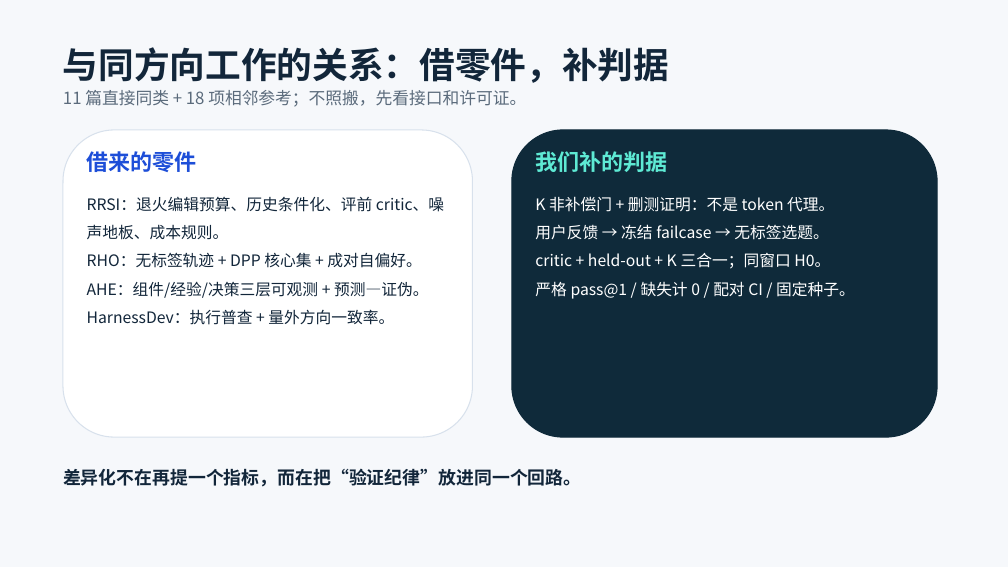
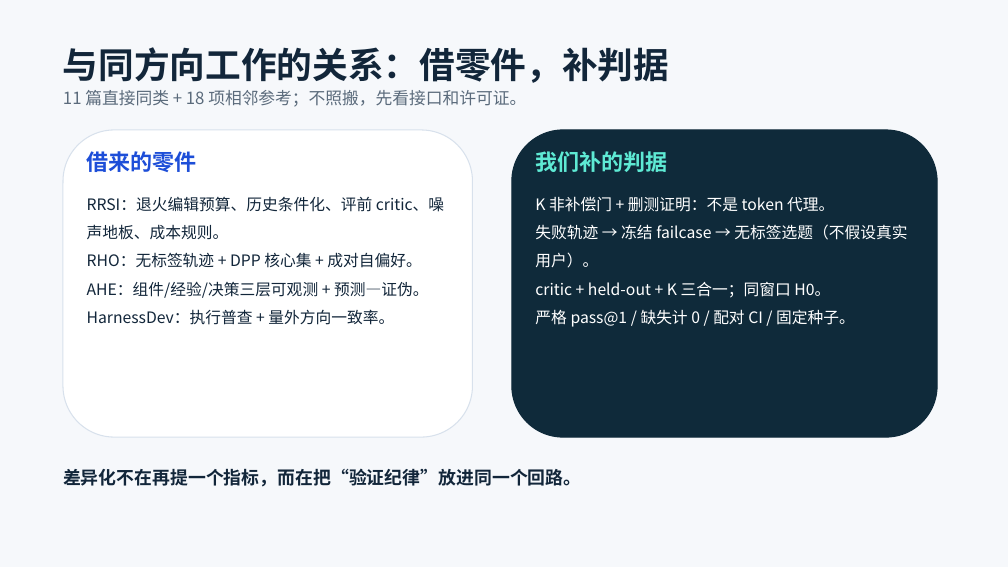
Before and after one commit to Molight1007/zigaijin, a slide deck: slide 8 of 论文准备/组会_20261107/工具功能介绍_20261107_组会.pptx. Drawn at 1008x567 pixels with LibreOffice and Linux fonts; fonts in the diff are those of the drawing. Boxes give left, top, right and bottom in pixels: in the first picture for what was removed or moved away, otherwise in the second. Text is boxed around its words. In the diff, an @@ line names an element or a change of style, - is before the commit and + after.

```diff
--- a/论文准备/组会_20261107/工具功能介绍_20261107_组会.pptx
+++ b/论文准备/组会_20261107/工具功能介绍_20261107_组会.pptx
@@ text at [535, 196, 907, 327]: text changed @@
-K 非补偿门 + 删测证明：不是 token 代理。
-用户反馈 → 冻结 failcase → 无标签选题。
-critic + held-out + K 三合一；同窗口 H0。
-严格 pass@1 / 缺失计 0 / 配对 CI / 固定种子。
+K 非补偿门 + 删测证明：不是 token 代理。
+失败轨迹 → 冻结 failcase → 无标签选题（不假设真实用户）。
+critic + held-out + K 三合一；同窗口 H0。
+严格 pass@1 / 缺失计 0 / 配对 CI / 固定种子。
```
Also in this commit, not shown: 1 other slide changed, 2 slides added, 2 other files.
